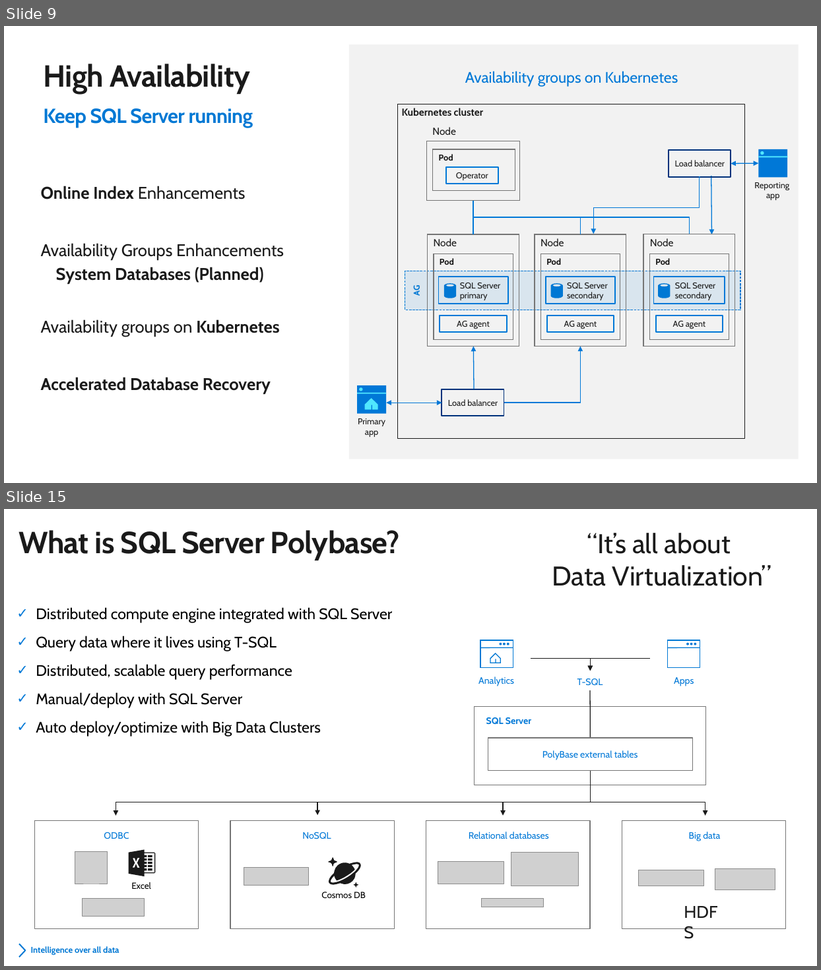
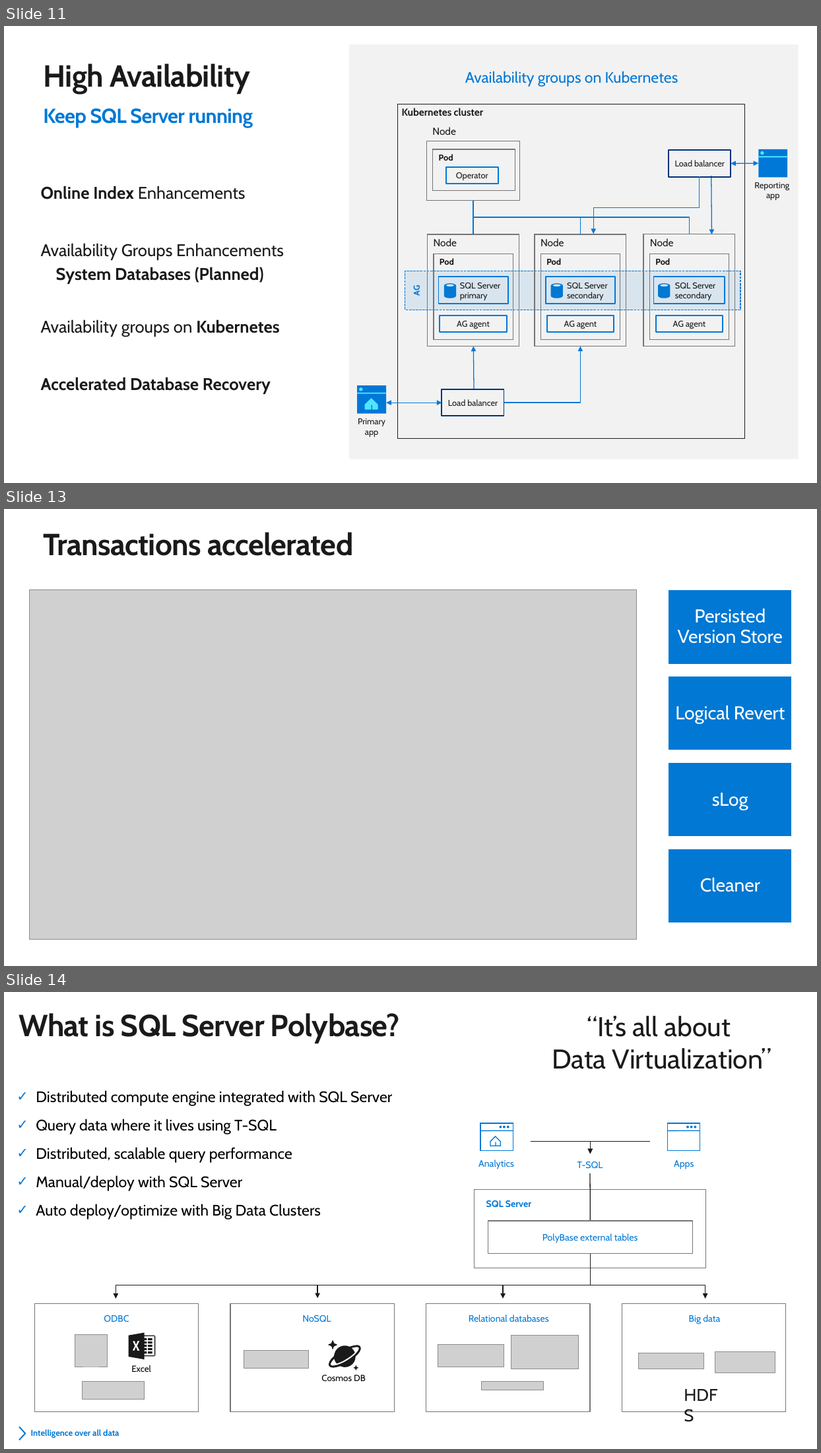
Before and after one commit to microsoft/sqlworkshops, a slide deck: SQLGroundToCloud/slides/SQL Server 2019 Modern Data Platform.pptx. Shown one above the other, each under a label of ours: slides 9 and 15 before the commit, slides 11, 13 and 14 after it; the slides between them are not shown. The pictures are 821x970 and 821x1453 pixels, drawn with LibreOffice and Linux fonts; fonts in the diff are those of the drawing; grey boxes stand for pictures; background and template pictures are left out. Boxes give left, top, right and bottom in pixels: in the first picture for what was removed or moved away, otherwise in the second. Text is boxed around its words. In the diff, an @@ line names an element or a change of style, - is before the commit and + after.

```diff
--- a/SQLGroundToCloud/slides/SQL Server 2019 Modern Data Platform.pptx
+++ b/SQLGroundToCloud/slides/SQL Server 2019 Modern Data Platform.pptx
@@ slide 13 added at (x1=4, y1=509, x2=817, y2=966), background #FFFFFF @@
@@ title added at (x1=43, y1=532, x2=353, y2=556), 36 pt, text #1A1A1A, bold @@
+Transactions accelerated
@@ picture added at (x1=30, y1=590, x2=636, y2=940) @@
@@ group added at (x1=669, y1=590, x2=792, y2=923): 4 rectangles, 4 texts @@
+Persisted Version Store
+Logical Revert
+sLog
+Cleaner
@@ what was slide 9 is now slide 11 @@
@@ what was slide 15 is now slide 14 @@
```
Also in this commit, not shown: 1 slide changed, 4 other slides added, 2 slides removed, 2 other files.
